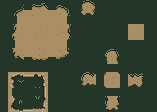
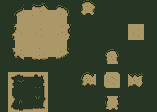
Comparing the layer stacks of the two (157, 112) images. Changes:
added layer "Grupo 1 copia" above "Grupo 1" over bbox(0, 0, 157, 112)
moved "Capa 25" into group "Grupo 1" over bbox(8, 0, 143, 112)
moved "Capa 26" into group "Grupo 1" over bbox(128, 24, 144, 40)
moved "Capa 28" into group "Grupo 1" over bbox(80, 0, 96, 16)
moved "Capa 22" into group "Grupo 1" over bbox(80, 48, 144, 112)
moved "Capa 23" into group "Grupo 1" over bbox(0, 0, 157, 112)
